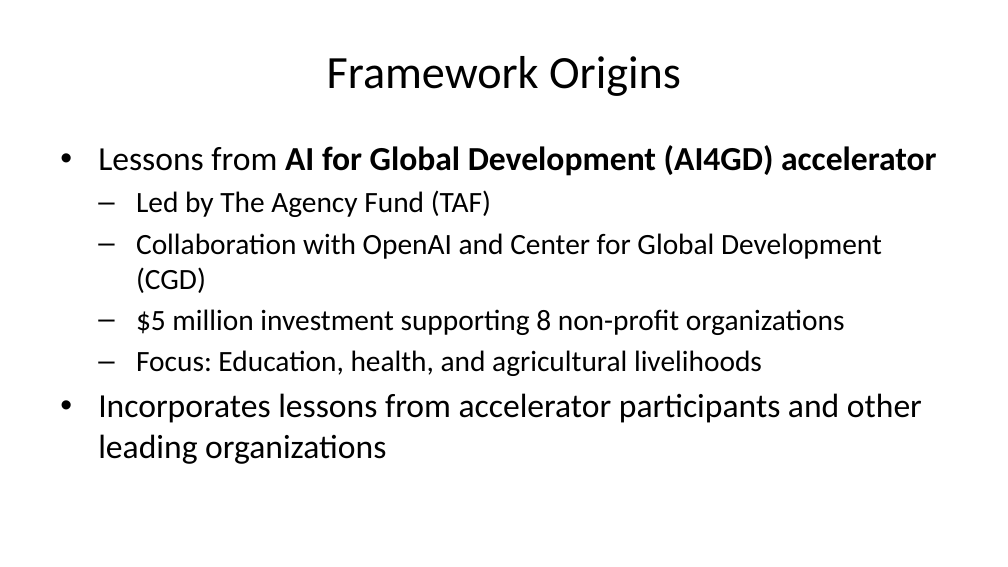
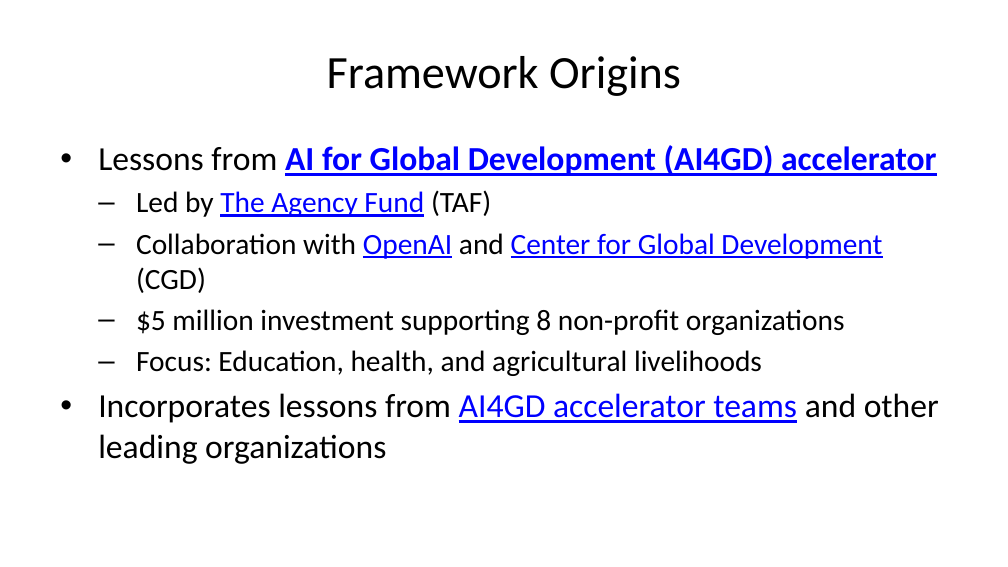
Before and after one commit to littlehifive/taf-ai-eval-pre, a slide deck: slide 9 of presentation/ai_eval_presentation.pptx (slide 8 before the commit). Drawn at 1008x567 pixels with LibreOffice and Linux fonts; fonts in the diff are those of the drawing. Boxes give left, top, right and bottom in pixels: in the first picture for what was removed or moved away, otherwise in the second. Text is boxed around its words. In the diff, an @@ line names an element or a change of style, - is before the commit and + after.

```diff
--- a/presentation/ai_eval_presentation.pptx
+++ b/presentation/ai_eval_presentation.pptx
@@ text at [98, 145, 937, 293]: text colour #000000 to #0000FF, underline on in "AI for Global Development (AI4GD) accelerator", "The Agency Fund", "OpenAI Center for Global Development" @@
@@ text at [98, 393, 939, 464]: text changed @@
-• Incorporates lessons from accelerator participants and other leading organizations
+• Incorporates lessons from AI4GD accelerator teams and other leading organizations
```
Also in this commit, not shown: 23 other slides changed, 4 slides added, 1 slide removed, 6 other files.
